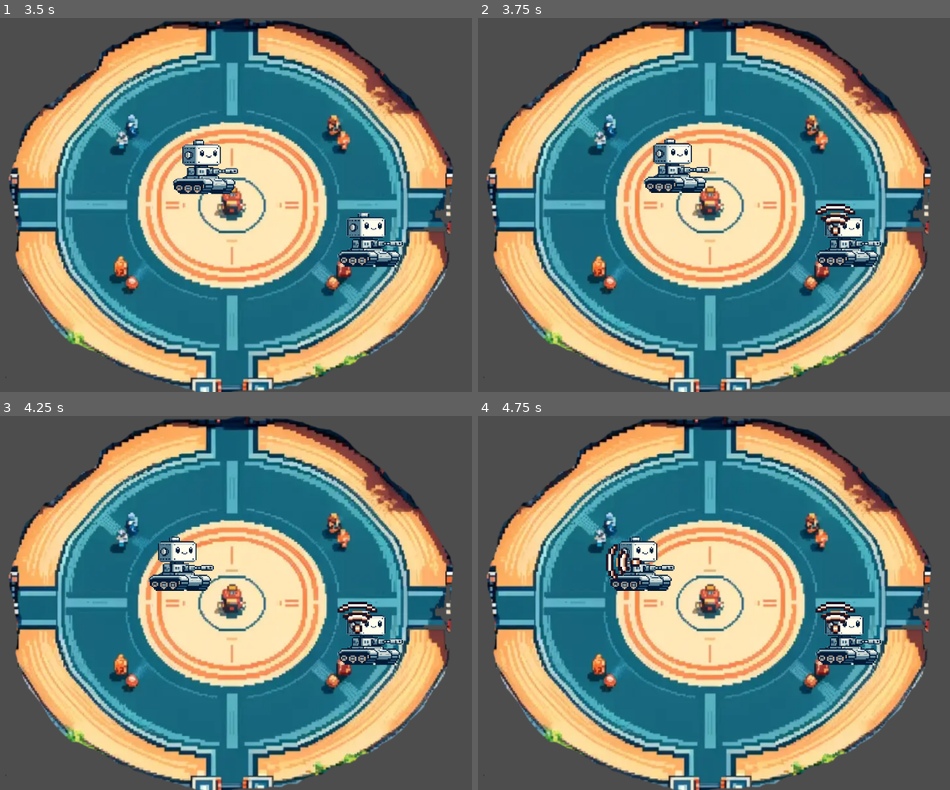
Above: before the commit, frames 1-4 (two rows, left to right).
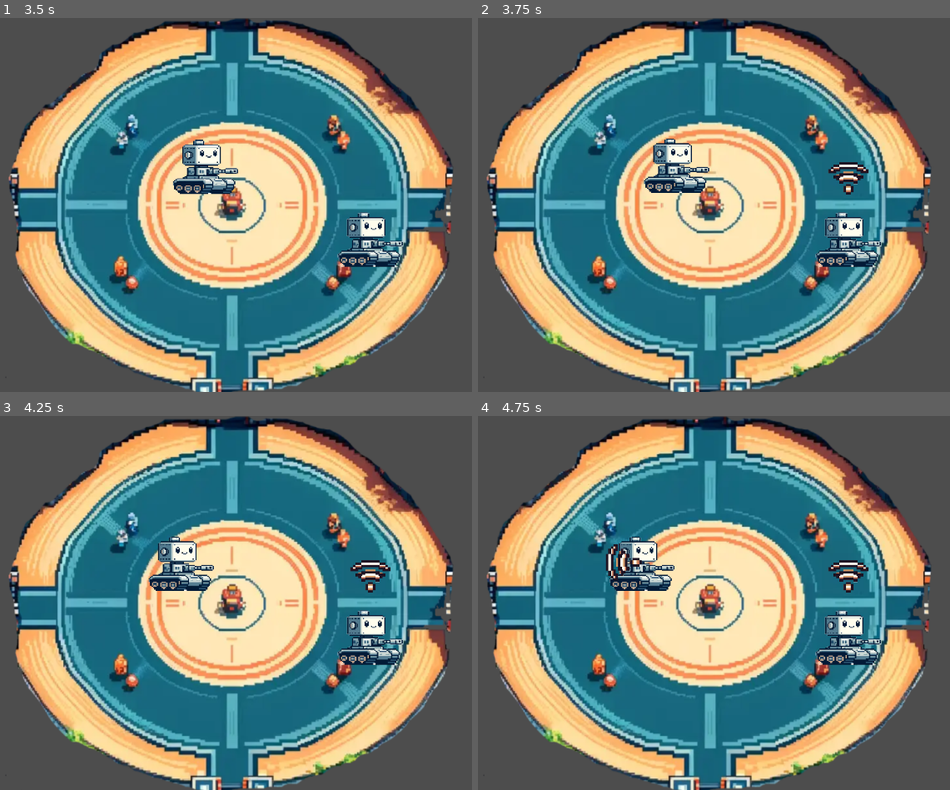
Above: after the commit, the same moments.

Repository: adam01140/minigame
Game: Godot game, scene res://Main.tscn
Two runs of this game, one before a commit and one after it. Both use one fixed random seed, a clock stepped at 60 frames per second and the inputs below.
Inputs:
- Up to frame 1 (3.5 s): tap Enter at 0.5 s; hold Right (ui_right) 0.53-1.28 s; hold S (player2_down) 0.53-1.28 s; hold Down (ui_down) 1.28-2.03 s; tap A (player2_left) at 1.35 s; hold Right (ui_right) 2.03-2.78 s; hold D (player2_right) 2.03-2.78 s; hold Up (ui_up) from 2.78 s (still down); tap W (player2_up) at 2.85 s
- Up to frame 2 (3.75 s): release Up (ui_up) at 3.53 s; hold Left (ui_left) from 3.53 s (still down); tap Space (rect_spawn) at 3.6 s
- Up to frame 3 (4.25 s): keep holding Left (ui_left)
- Up to frame 4 (4.75 s): keep holding Left (ui_left); tap Shift (rect_spawn2) at 4.35 s

Frame 1 is identical in both runs. In frame 2, 0.7% of the frame differs, in the area x 71-83%, y 38-59%; in frame 3, 0.7%; in frame 4, 0.7%.

Commit message:
signal works

Diff:
--- a/player2.gd
+++ b/player2.gd
@@ -101,7 +101,16 @@
 
 func update_rectangle_position():
 	if spawned_rectangle:
-		spawned_rectangle.position = position + last_direction * 100
+		if last_direction.x < 0:
+			spawned_rectangle.position = position + Vector2(0, 70) + last_direction * 250  # Left movement
+		elif last_direction.x > 0:
+			spawned_rectangle.position = position + Vector2(0, 70) + last_direction * 400  # Right movement
+		elif last_direction.y > 0:  # Up or down
+			spawned_rectangle.position = position + Vector2(75, 0) + last_direction * 400  # Slightly to the right
+		elif last_direction.y < 0:  # Up or down
+			spawned_rectangle.position = position + Vector2(75, 0) + last_direction * 400  # Slightly to the right
+
+
 		var sprite_node = spawned_rectangle.get_node("Sprite") as Sprite2D
 		sprite_node.texture = chosen_texture
 
